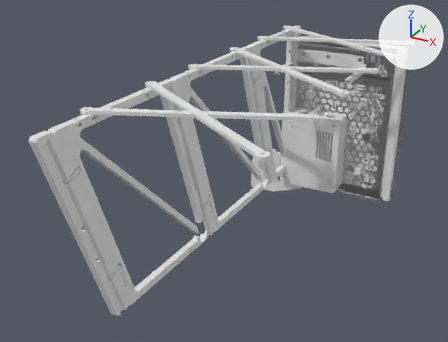
The glTF model site/assets/parts.glb as it was, and as the next commit left it.
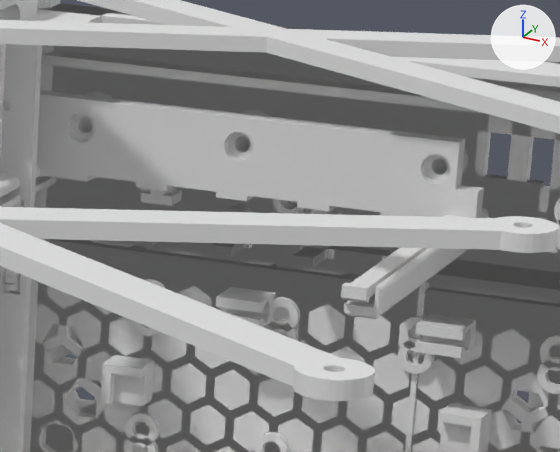
Each version appears first whole from a 50 mm lens placed at (328.0, -802.0, 381.0), pointed at (23.0, -247.0, 104.0), and next in a close-up on the part from 65% to 85% of the width and 10% to 31% of the height. The lights are fixed; the arrows at upper right show +X, +Y and +Z. The older version's two pictures come first.

In view in the first close-up: 'brace_a', 'brace_base', 'cap_plate', 'drawer', 'drawer_sled', 'floor_plate', 'ladder_base', 'plate', 'plate_giga-r1-display', 'tray', 'x4_cradle' and 1 more.
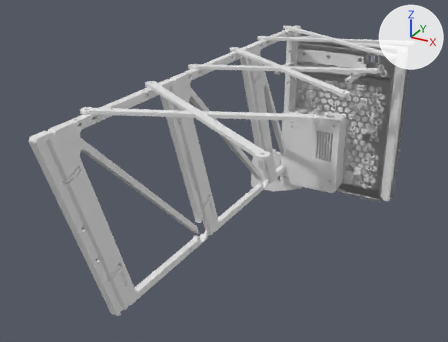
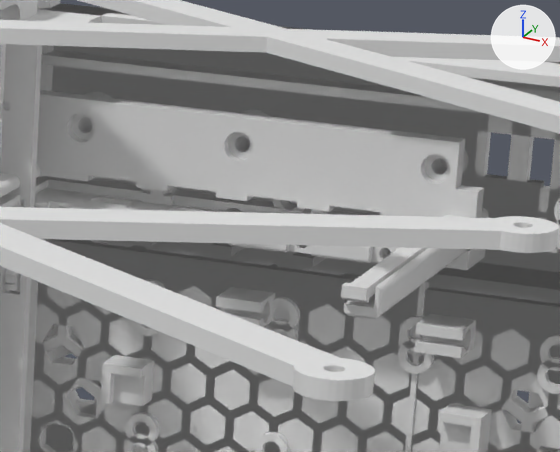
Edits to the bpy script that builds the scene:
```text
Change me_x4_cradle:
    used by ob_x4_cradle; location = (0.0, 0.0, 0.0)
    remove me_x4_cradle.from_pydata(...)  # 1252 vertices, 2512 faces; spans x 2.3..105.7, y -74.9..-2.5, z 170.9..192.7
    add me_x4_cradle.from_pydata(...)  # 1822 vertices, 3668 faces; spans x 2.3..105.7, y -74.9..-2.5, z 167.2..192.7
    me_x4_cradle part 1: 4 vertices moved from x 9.4..98.9, y -2.5, z 171.3..172.1 to x 9.4..98.9, y -14.5..-7.2, z 171.3..172.1; 41 vertices removed from x 2.3..105.7, y -8.5..-2.5, z 170.9..173.2; 611 vertices added at x 2.3..105.7, y -14.5..-2.5, z 167.2..173.2
Add me_x4_strip:
    me_x4_strip.from_pydata(...)  # 512 vertices, 1040 faces; spans x 9.6..98.4, y -19.5..-12.8, z 167.2..171.3
Add ob_x4_strip:
    ob_x4_strip = bpy.data.objects.new('x4_strip', me_x4_strip)
    ob_x4_strip.location = (0.0, 0.0, 0.0)
```

Pixel boxes [x1, y1, x2, y2] of what changed, in the close-ups (560 x 452 px):
'x4_strip', added (mostly hidden)
    after: [34, 196, 400, 263]
part 1 of me_x4_cradle, built on (mostly hidden)
    before: [0, 176, 469, 316]
    after: [0, 176, 485, 316]
